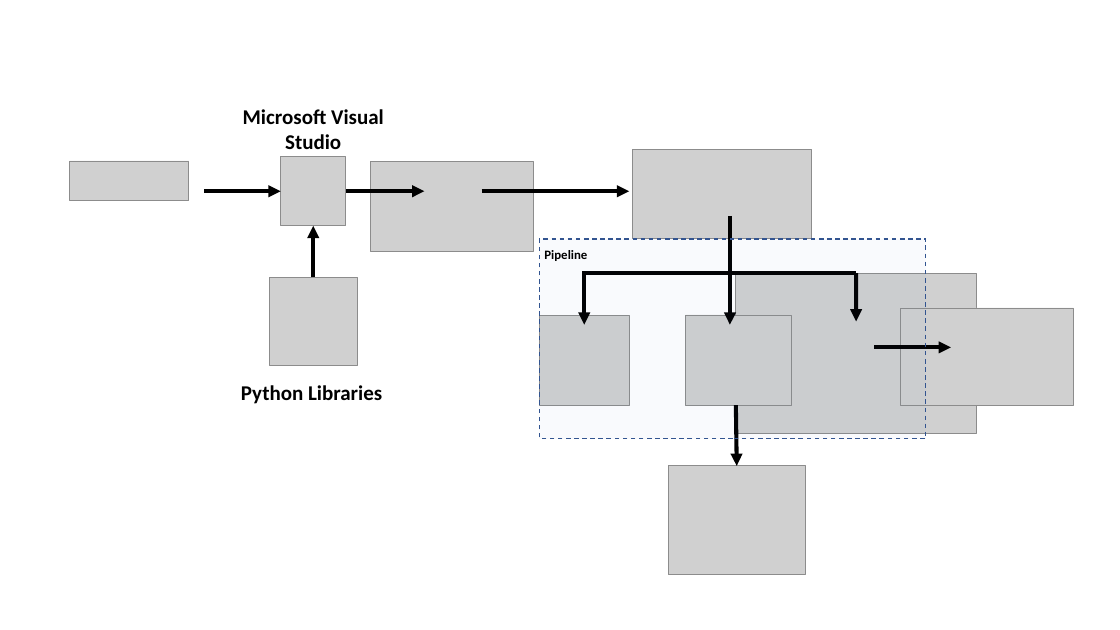
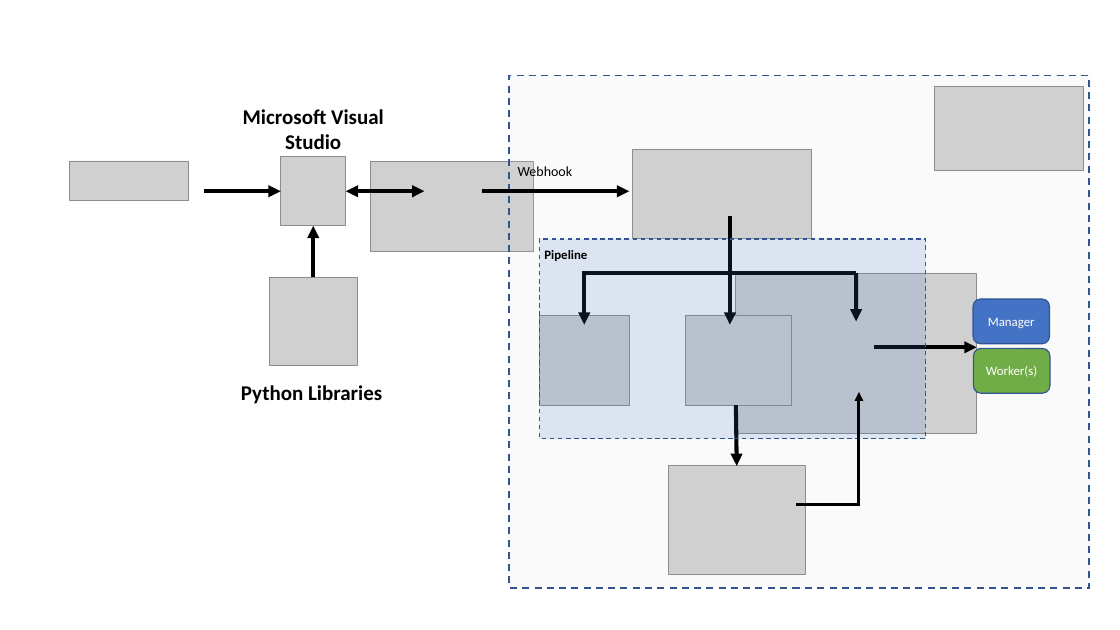
Before and after one commit to martingtaylor/dcpp, a slide deck: slide 1 of documents/dcpp_CDCI.pptx. Drawn at 1120x630 pixels with LibreOffice and Linux fonts; fonts in the diff are those of the drawing; grey boxes stand for pictures. Boxes give left, top, right and bottom in pixels: in the first picture for what was removed or moved away, otherwise in the second. Text is boxed around its words. In the diff, an @@ line names an element or a change of style, - is before the commit and + after.

```diff
--- a/documents/dcpp_CDCI.pptx
+++ b/documents/dcpp_CDCI.pptx
@@ rectangle added at <box>509,76,1089,588</box>, fill #D9D9D9 at 13% opacity, outline #325491 1.5 pt dashed @@
@@ picture: place and size @@
-picture at <box>901,308,1074,406</box>
+picture at <box>935,87,1085,170</box>
@@ text added at <box>518,164,573,180</box>, 12 pt, text #000000 @@
+Webhook
@@ arrow (346, 192) - (424, 192): arrow to double arrow @@
@@ rectangle at <box>539,239,926,439</box>: fill #4472C4 at 3% opacity to #4472C4 at 16% opacity @@
@@ rounded rectangle added at <box>973,299,1049,344</box>, fill #4472C4, outline #325491 1 pt, 11 pt, text #FFFFFF @@
+Manager
@@ arrow moved from (875, 348) - (951, 348) to (875, 348) - (976, 348) @@
@@ rounded rectangle added at <box>974,349,1050,393</box>, fill #70AD47, outline #325491 1 pt, 11 pt, text #FFFFFF @@
+Worker(s)
@@ elbow arrow added from (797, 506) to (860, 392), #000000 2.5 pt @@
```
Also in this commit, not shown: 2 other files.
